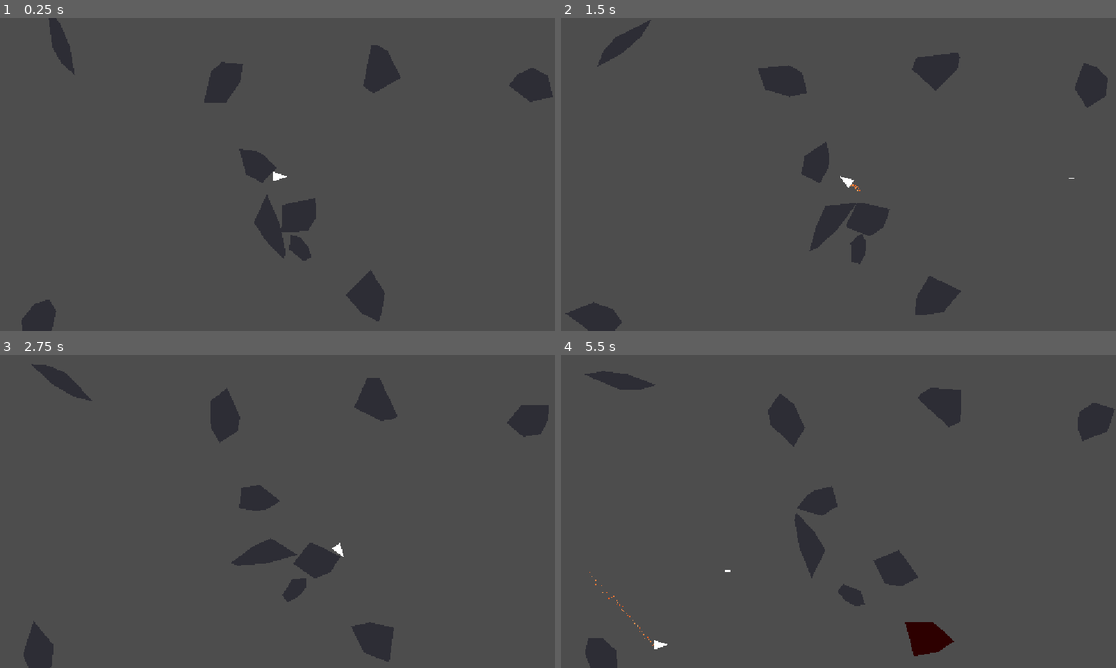
Above: before the commit, frames 1-4 (two rows, left to right).
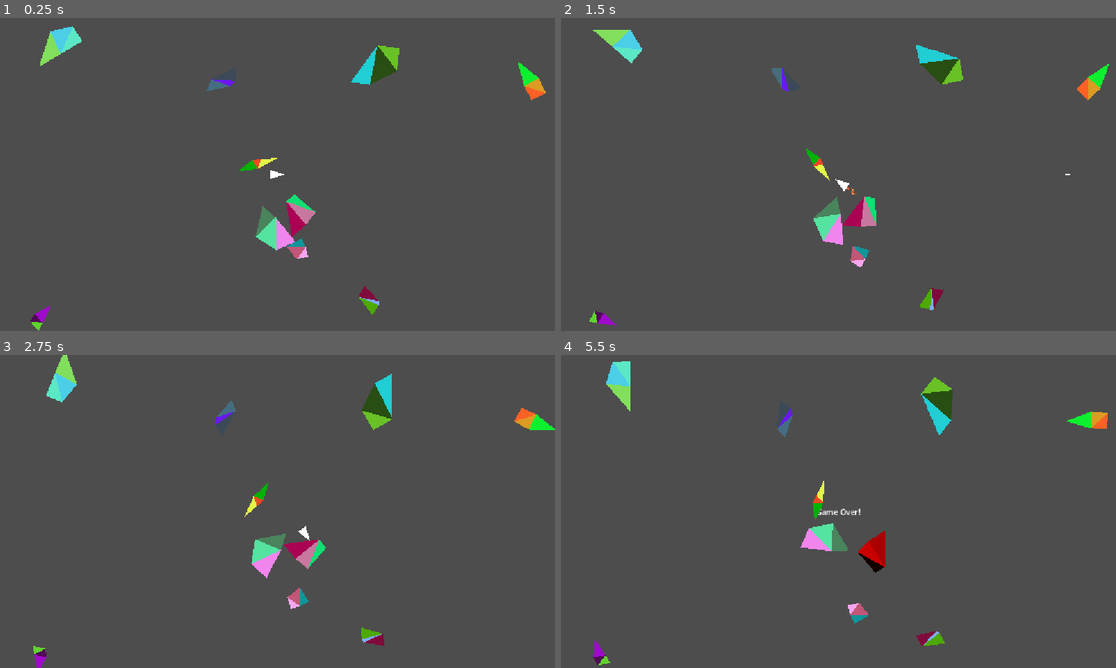
Above: after the commit, the same moments.

Repository: ProudFridge/Asteroids
Game: Godot game, scene res://scenes/game/game.tscn
The game is run twice, just before and just after one commit, with the same random seed, the same clock (stepped at 60 frames per second) and the same inputs.
Inputs (mouse positions are in pixels of both pictures, inside the frame that each line leads up to):
- Up to frame 1 (0.25 s): no input
- Up to frame 2 (1.5 s): tap Enter at 0.5 s; move the mouse to (960, 158) at 0.52 s; hold D (turn_right) 0.53-1.28 s; hold Space (shoot) 0.53-1.28 s; click (960, 158) at 0.67 s; move the mouse to (727, 190) at 1.27 s; hold S (backwards) from 1.28 s (still down); tap Alt at 1.35 s
- Up to frame 3 (2.75 s): move the mouse to (333, 442) at 2.02 s; release S (backwards) at 2.03 s; hold D (turn_right) from 2.03 s (still down); tap Shift at 2.1 s
- Up to frame 4 (5.5 s): move the mouse to (810, 574) at 2.77 s; release D (turn_right) at 2.78 s; hold W (forwards) 2.78-3.53 s; tap Space (shoot) at 2.85 s; click (810, 574) at 2.92 s; move the mouse to (1005, 558) at 3.52 s; hold A (turn_left) 3.53-5.03 s; tap Alt at 3.6 s; move the mouse to (672, 464) at 4.27 s; tap Shift at 4.35 s; move the mouse to (866, 511) at 5.02 s; hold S (backwards) from 5.03 s (still down); hold Space (shoot) from 5.03 s (still down); click (866, 511) at 5.17 s

The runs differ from the first frame. In frame 1, 5.8% of the frame differs, in the area x 3-100%, y 0-100%; in frame 2, 6.1%; in frame 3, 6.2%; in frame 4, 6.6%, in the area x 4-100%, y 2-100%.

Commit message:
Add method in the Asteroid class that divides the asteroid into multiple triangles

Diff:
--- a/scenes/asteroid/asteroid.gd
+++ b/scenes/asteroid/asteroid.gd
@@ -12,12 +12,16 @@
 var boundingBox: Vector2 = Vector2(60,60)
 
 func _ready() -> void:
-	polygon = generate_convex_polygon(6, boundingBox)
+	polygon = generate_convex_polygon(5, boundingBox)
 	#polygon_2d.uv = get_uv(Vector2(128, 128))
 	collision_polygon.polygon = polygon
 	polygon_2d.polygon = polygon
+	var triangles: Array[Polygon2D] = shatter()
 
+	for t: Polygon2D in triangles:
+		add_child(t)
 	# Initial movement
+
 	angular_velocity = 1
 
 
@@ -26,12 +30,29 @@
 	#draw_rect(Rect2(Vector2.ZERO, boundingBox), Color.BLACK, false, 5)
 	pass
 
+
 # TODO: maybe replace with a component and create a die() function
 func take_damage(damage: float) -> void:
 	health = health - damage
 	if health <= 0:
 		queue_free()
 	modulate = Color.RED
+
+
+## Shatters the polygon into multiple triangles
+func shatter() -> Array[Polygon2D]:
+	var delaunay: PackedInt32Array = Geometry2D.triangulate_delaunay(polygon)
+	var triangles: Array[Polygon2D] = []
+
+	if !delaunay.is_empty():
+		for i: int in range(0, delaunay.size(), 3):
+			var triangle: Polygon2D = Polygon2D.new()
+			triangle.polygon = PackedVector2Array([polygon[delaunay[i + 2]], polygon[delaunay[i + 1]], polygon[delaunay[i]]])
+			triangle.color = Color(randf_range(0, 1), randf_range(0, 1), randf_range(0, 1), 1)
+			triangles.append(triangle)
+
+	return triangles
+
 
 ## Generates a convex polygon with n vertices
 ## taken from https://web.archive.org/web/20260416133431/https://cglab.ca/~sander/misc/ConvexGeneration/convex.html
@@ -121,22 +142,6 @@
 
 	return points
 
-## Gets the uv points for each vertex of the Polygon2D: does not work right now
-func get_uv(textureSize: Vector2) -> PackedVector2Array:
-	var smallestBounds: Vector2 = Vector2(INF, INF)
-	var highestBounds: Vector2 = Vector2(-INF, -INF)
-	for v: Vector2 in polygon:
-		smallestBounds.x = min(smallestBounds.x, v.x)
-		smallestBounds.y = min(smallestBounds.y, v.y)
-		highestBounds.x = max(highestBounds.x, v.x)
-		highestBounds.y = max(highestBounds.y, v.y)
-
-	var uvPoints: PackedVector2Array = []
-	for v: Vector2 in polygon:
-		uvPoints.append(Vector2(remap(v.x, 0, textureSize.x, 0, 1), remap(v.y, 0, textureSize.y, 0, 1)))
-	print(uvPoints)
-	return uvPoints
-
 func sort_by_angle(a: Vector2, b: Vector2) -> bool:
 	if a.angle() < b.angle():
 		return true
